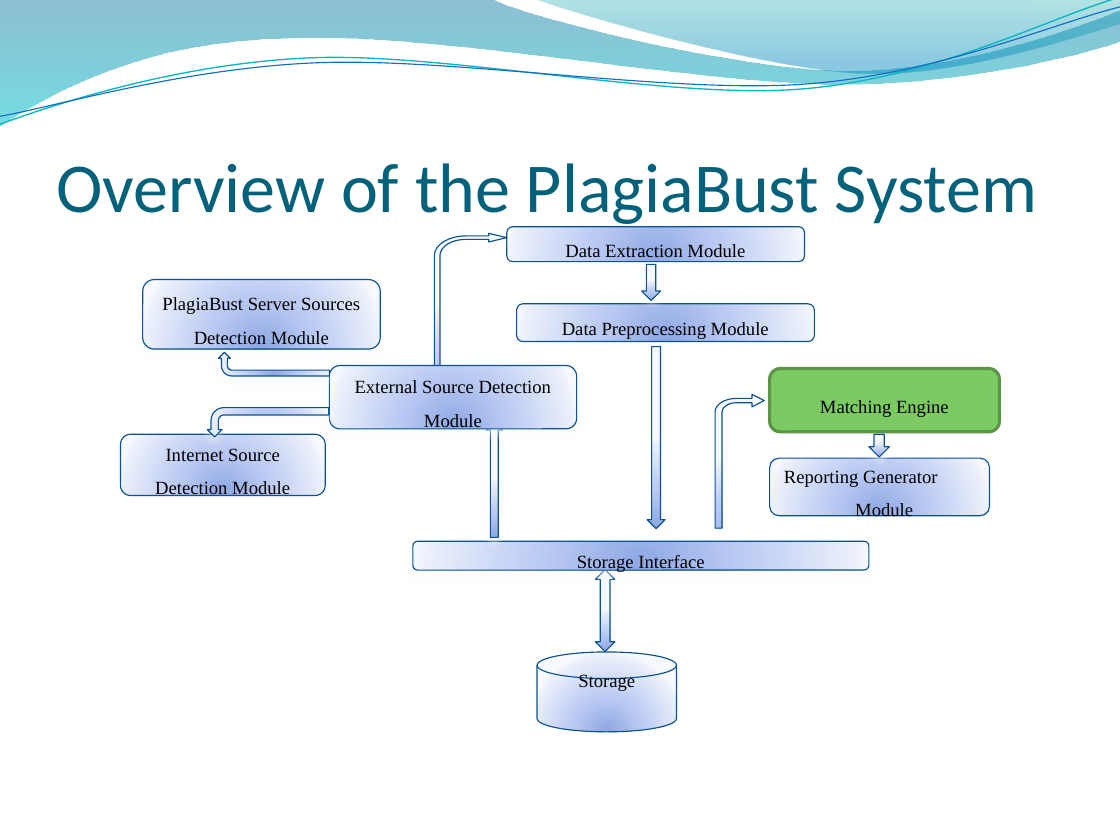
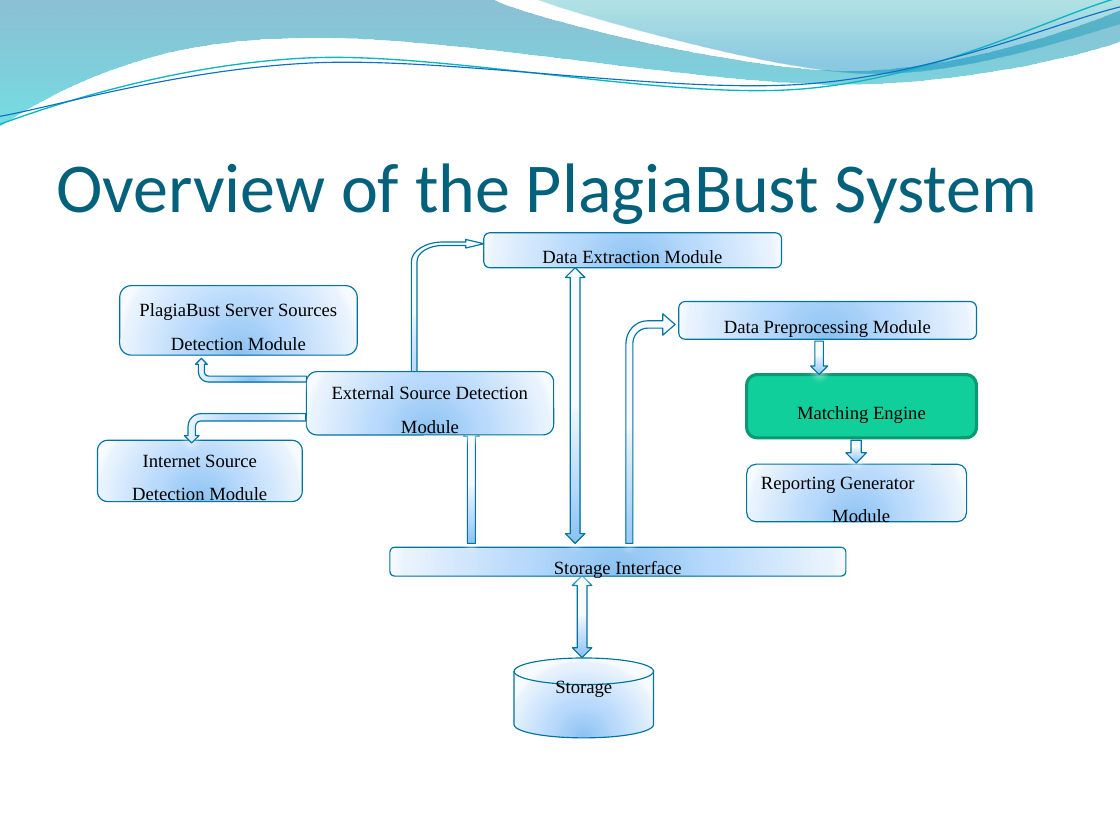
Before and after one commit to rohan501206/project-plagiabust, a slide deck: slide 24 of project docs/Final Presentation.pptx (slide 25 before the commit). Drawn at 1120x840 pixels with LibreOffice and Linux fonts; fonts in the diff are those of the drawing; background and template pictures are left out. Boxes give left, top, right and bottom in pixels: in the first picture for what was removed or moved away, otherwise in the second. Text is boxed around its words. In the diff, an @@ line names an element or a change of style, - is before the commit and + after.

```diff
--- a/project docs/Final Presentation.pptx
+++ b/project docs/Final Presentation.pptx
@@ fill gradient #8DA8E3 to #BBCBF3 to #EAEFFB to #F7F9FF to gradient #8BC2F1 to #B9DBFD to #EAF3FE to #F8FBFF; outline #095295 0.75 pt to #0074A1 0.75 pt; shadow changed in 14 elements at (x1=514, y1=657, x2=654, y2=737), (x1=120, y1=286, x2=357, y2=355), (x1=747, y1=464, x2=967, y2=521), (x1=97, y1=440, x2=302, y2=502), (x1=484, y1=233, x2=782, y2=268), (x1=307, y1=372, x2=554, y2=436), (x1=390, y1=548, x2=846, y2=577), (x1=679, y1=301, x2=977, y2=339), (x1=464, y1=428, x2=479, y2=543), (x1=185, y1=413, x2=306, y2=442), (x1=196, y1=358, x2=307, y2=382), (x1=572, y1=576, x2=591, y2=657), (x1=846, y1=440, x2=866, y2=463), (x1=411, y1=240, x2=484, y2=389) @@
@@ 2 rounded rectangles, 1 up down arrow, 1 down arrow, 1 freeform shape moved together from (x1=121, y1=233, x2=889, y2=652) to (x1=97, y1=240, x2=866, y2=657) @@
@@ up down arrow added at (x1=566, y1=268, x2=585, y2=543), fill gradient #8BC2F1 to #B9DBFD to #EAF3FE to #F8FBFF, outline #0074A1 0.75 pt @@
@@ down arrow removed at (x1=642, y1=264, x2=661, y2=300) @@
@@ freeform shape added at (x1=626, y1=314, x2=675, y2=543), fill gradient #8BC2F1 to #B9DBFD to #EAF3FE to #F8FBFF, outline #0074A1 0.75 pt @@
@@ rounded rectangle "Data Preprocessing Module" moved from (x1=516, y1=304, x2=814, y2=342) to (x1=679, y1=301, x2=977, y2=339) @@
@@ 5 rounded rectangles, 2 bent arrows, 1 cylinder, 1 up arrow moved together from (x1=142, y1=226, x2=999, y2=731) to (x1=120, y1=233, x2=977, y2=737) @@
@@ down arrow removed at (x1=647, y1=346, x2=665, y2=529) @@
@@ down arrow added at (x1=811, y1=342, x2=828, y2=375), fill gradient #8BC2F1 to #B9DBFD to #EAF3FE to #F8FBFF, outline #0074A1 0.75 pt @@
@@ rounded rectangle "Matching Engine" at (x1=747, y1=374, x2=977, y2=437): fill #7CCA62 to #10CF9B; outline #5C9549 2 pt to #0C9973 2 pt @@
@@ freeform shape removed at (x1=716, y1=394, x2=765, y2=528) @@
```
Also in this commit, not shown: 4 other slides changed, 1 slide removed.
